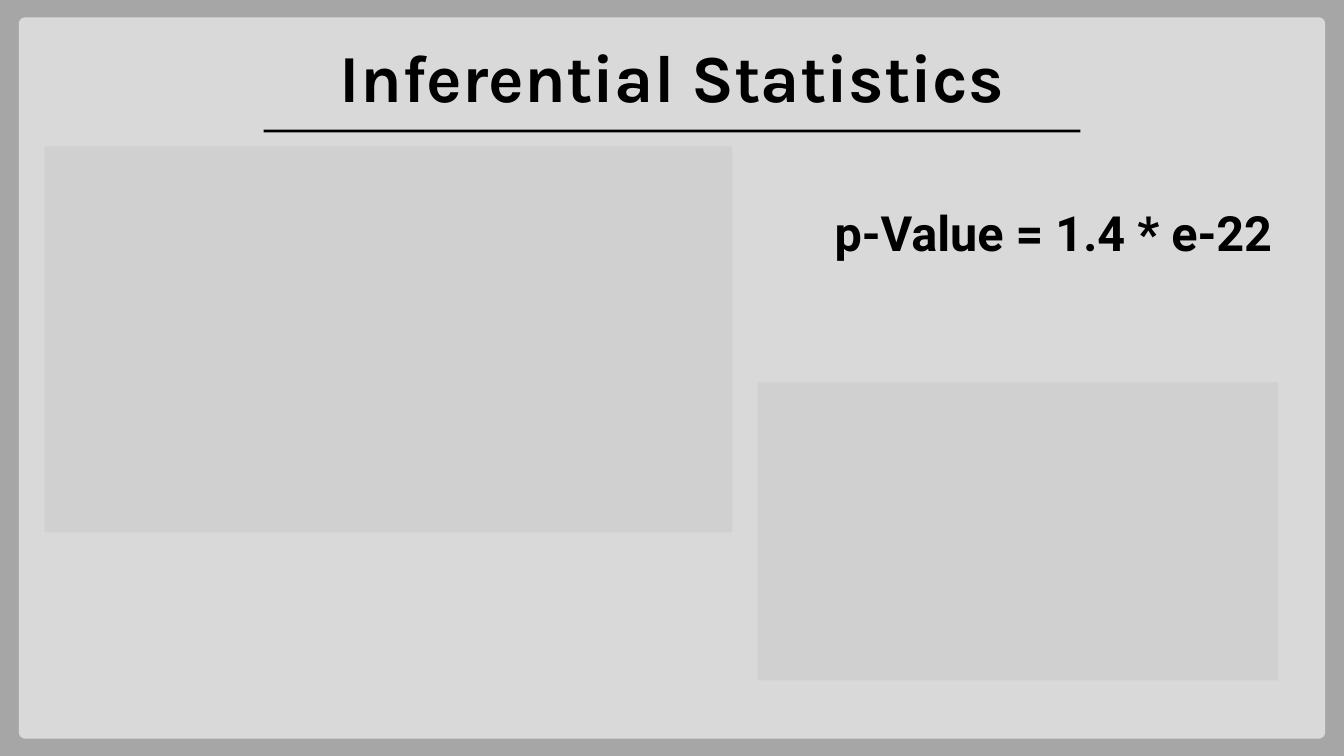
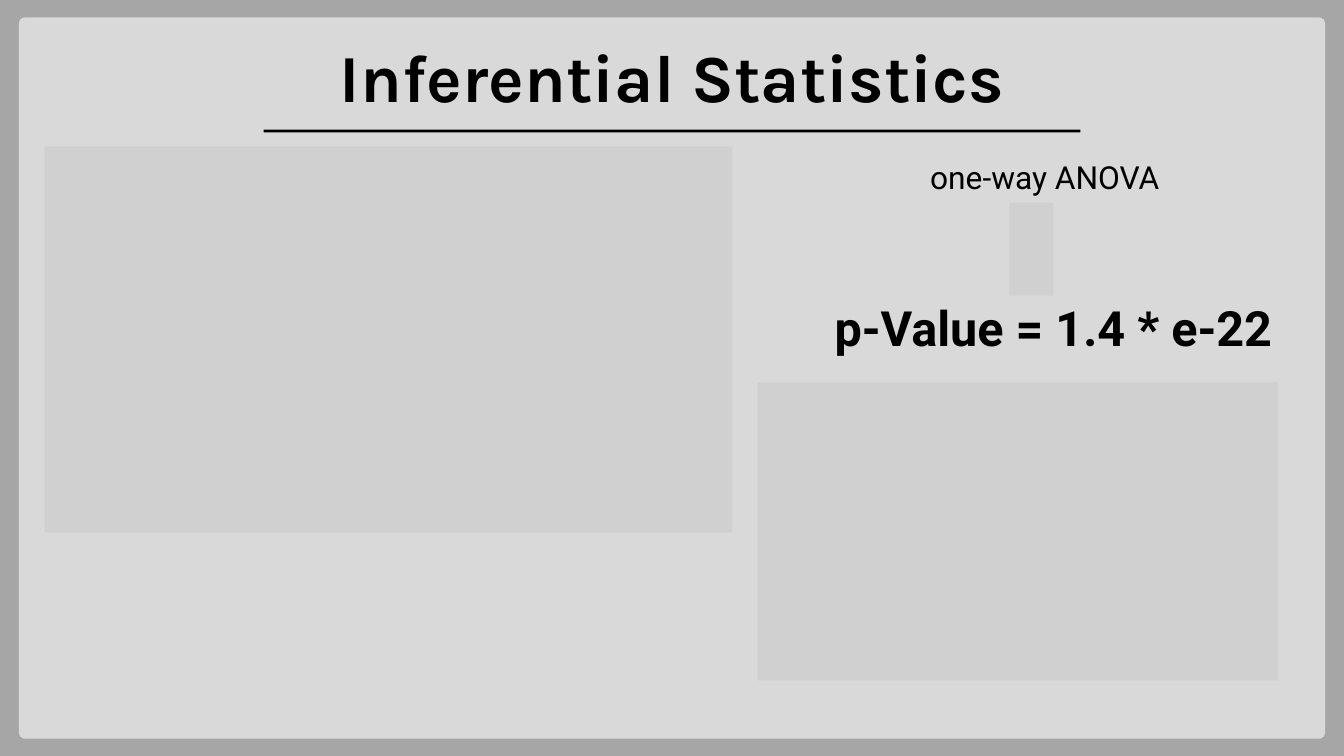
Before and after one commit to jan463/mid_project, a slide deck: slide 5 of presentation/Investing in S&P 500 Stocks (2).pptx (slide 6 before the commit). Drawn at 1344x756 pixels with LibreOffice and Linux fonts; fonts in the diff are those of the drawing; grey boxes stand for pictures. Boxes give left, top, right and bottom in pixels: in the first picture for what was removed or moved away, otherwise in the second. Text is boxed around its words. In the diff, an @@ line names an element or a change of style, - is before the commit and + after.

```diff
--- a/presentation/Investing in S&P 500 Stocks (2).pptx
+++ b/presentation/Investing in S&P 500 Stocks (2).pptx
@@ text added at (x1=930, y1=166, x2=1159, y2=196), 34 pt, text #000000 @@
+one-way ANOVA
@@ picture added at (x1=1010, y1=203, x2=1053, y2=295) @@
@@ text "p-Value = 1.4 * e-22" moved from (x1=835, y1=214, x2=1272, y2=261) to (x1=835, y1=309, x2=1272, y2=356) @@
```
Also in this commit, not shown: 1 other slide changed, 1 slide removed, 5 other files.
